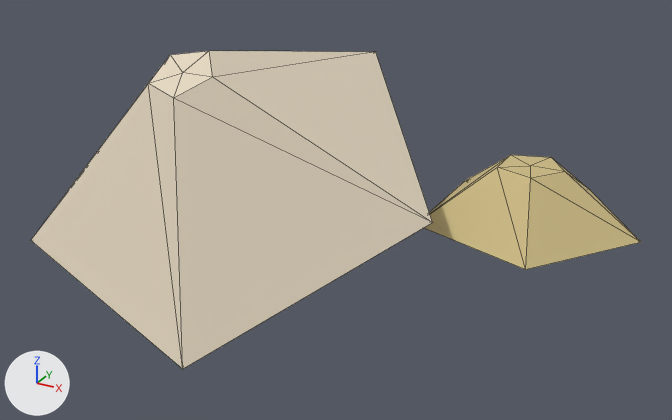
Two versions of the glTF model generated/models/prop_shell.glb, one commit apart.
Camera for both pictures: a 50 mm lens placed at (0.176, -0.247, 0.155), pointed at (0.037, 0.007, 0.028). The axes (+X, +Y, +Z) are drawn at lower left. The lights are the same throughout. The first picture is the older version. Mesh edges are drawn as thin lines. Vertices at exactly the same position are counted once.

The first picture shows 'prop_shell'.
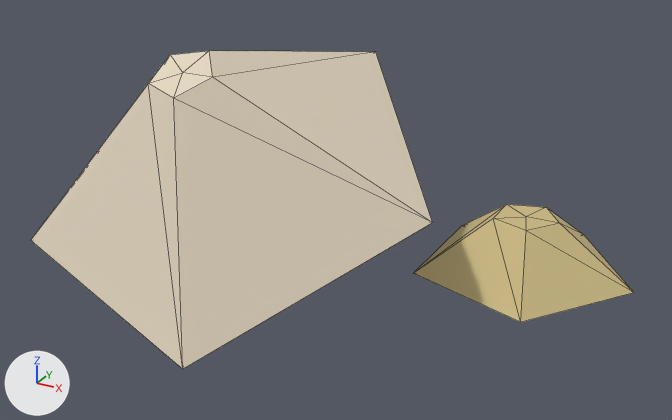
The change, as a list of edits to the scene's bpy script:
```text
Change me_prop_shell:
    where me_prop_shell.from_pydata(...)  # 24 vertices, 40 faces; spans x -0.061..0.13, y -0.063..0.088, z 0.0..0.083
    used by ob_prop_shell; location = (0.0, 0.0, 0.0)
    me_prop_shell part 1: the loose piece of 12 vertices spanning x 0.058..0.13, y 0.012..0.088, z 0.019..0.039 is moved by (0.0, 0.0, -0.019)
```

Location of each change, (x1, y1, x2, y2) in pixels of the pictures (672 x 420 px; the box of a moved part takes in the faces that stretch with it):
'prop_shell', reshaped: before (31, 51, 641, 369); after (31, 51, 634, 369)
part 1 of me_prop_shell, moved or reshaped: before (424, 155, 641, 270); after (414, 204, 634, 322)
